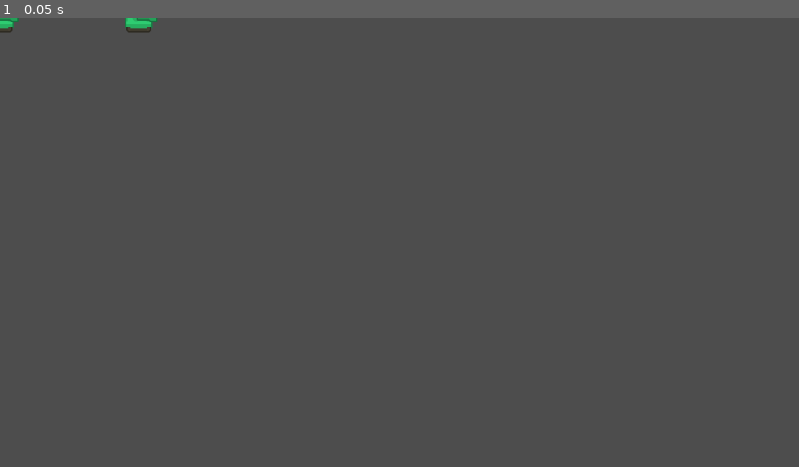
Above: before the commit, frame 1.
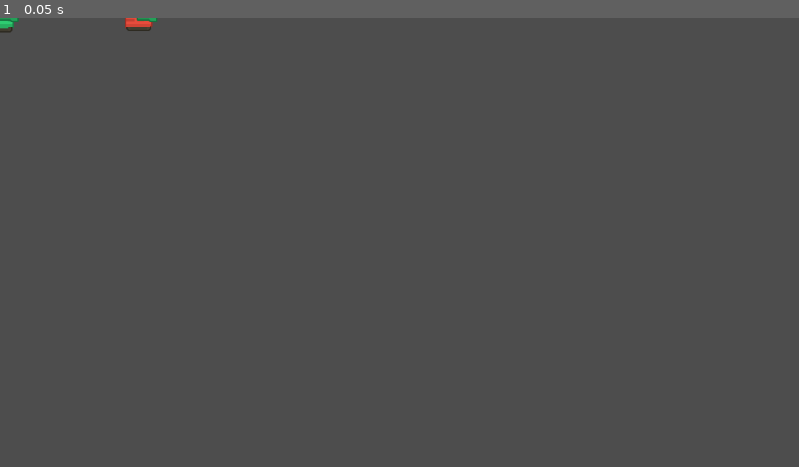
Above: after the commit, the same moment.

Repository: BrianMosbeux/Steel_Storm
Game: Godot game, scene res://scenes/main.tscn
Two runs of this game, one before a commit and one after it. Both use one fixed random seed, a clock stepped at 60 frames per second and the inputs below.
Inputs:
- Up to frame 1 (0.05 s): no input

The runs differ from the first frame. In frame 1, less than 0.1% of the frame differs, in the area x 15-20%, y 0-4%.

Commit message:
Add detection zone for enemy, add red tank sprites and reorder sprites

Diff:
--- a/scenes/bullet.tscn
+++ b/scenes/bullet.tscn
@@ -1,7 +1,7 @@
 [gd_scene load_steps=4 format=3 uid="uid://b3fe3kwa7sxcl"]
 
 [ext_resource type="Script" path="res://scripts/bullet.gd" id="1_6eju1"]
-[ext_resource type="Texture2D" uid="uid://cwkrc50ajkegg" path="res://assets/sprites/bulletGreen1_outline.png" id="1_bkj5e"]
+[ext_resource type="Texture2D" uid="uid://cwkrc50ajkegg" path="res://assets/sprites/green_tank/bulletGreen1_outline.png" id="2_4i7sw"]
 
 [sub_resource type="RectangleShape2D" id="RectangleShape2D_ges3b"]
 size = Vector2(14, 8)
@@ -11,7 +11,7 @@
 
 [node name="BulletSprite" type="Sprite2D" parent="."]
 rotation = 1.5708
-texture = ExtResource("1_bkj5e")
+texture = ExtResource("2_4i7sw")
 
 [node name="BulletShape" type="CollisionShape2D" parent="."]
 shape = SubResource("RectangleShape2D_ges3b")
--- a/scenes/enemy.tscn
+++ b/scenes/enemy.tscn
@@ -1,19 +1,23 @@
-[gd_scene load_steps=6 format=3 uid="uid://e417i38tw8xv"]
+[gd_scene load_steps=8 format=3 uid="uid://e417i38tw8xv"]
 
 [ext_resource type="Script" path="res://scripts/enemy.gd" id="1_du53m"]
-[ext_resource type="Texture2D" uid="uid://dn5iiv23s65w8" path="res://assets/sprites/tankBody_green_outline.png" id="2_nkcxx"]
+[ext_resource type="Texture2D" uid="uid://2v36vgk88376" path="res://assets/sprites/red_tank/tankBody_red_outline.png" id="2_yoj3t"]
 [ext_resource type="PackedScene" uid="uid://b8bndbs0iyr2s" path="res://scenes/weapon.tscn" id="3_e8nf8"]
 [ext_resource type="PackedScene" uid="uid://bgq8mwc07yl6s" path="res://scenes/health.tscn" id="4_8hnmu"]
+[ext_resource type="Script" path="res://scripts/ai.gd" id="5_kqws3"]
 
 [sub_resource type="RectangleShape2D" id="RectangleShape2D_ynfwj"]
 size = Vector2(40, 42)
+
+[sub_resource type="CircleShape2D" id="CircleShape2D_dyuqg"]
+radius = 300.0
 
 [node name="Enemy" type="CharacterBody2D"]
 script = ExtResource("1_du53m")
 
 [node name="TankBodySprite" type="Sprite2D" parent="."]
 rotation = -1.5708
-texture = ExtResource("2_nkcxx")
+texture = ExtResource("2_yoj3t")
 
 [node name="CollisionShape2D" type="CollisionShape2D" parent="."]
 shape = SubResource("RectangleShape2D_ynfwj")
@@ -22,3 +26,11 @@
 script = null
 
 [node name="Health" parent="." instance=ExtResource("4_8hnmu")]
+
+[node name="AI" type="Node2D" parent="."]
+script = ExtResource("5_kqws3")
+
+[node name="DetectionZone" type="Area2D" parent="AI"]
+
+[node name="DetectionShape" type="CollisionShape2D" parent="AI/DetectionZone"]
+shape = SubResource("CircleShape2D_dyuqg")
--- a/scenes/player.tscn
+++ b/scenes/player.tscn
@@ -1,7 +1,7 @@
 [gd_scene load_steps=6 format=3 uid="uid://ccbtfuru36i8s"]
 
 [ext_resource type="Script" path="res://scripts/player.gd" id="1_xffjq"]
-[ext_resource type="Texture2D" uid="uid://dn5iiv23s65w8" path="res://assets/sprites/tankBody_green_outline.png" id="2_v3pr5"]
+[ext_resource type="Texture2D" uid="uid://dn5iiv23s65w8" path="res://assets/sprites/green_tank/tankBody_green_outline.png" id="2_xigpi"]
 [ext_resource type="PackedScene" uid="uid://b8bndbs0iyr2s" path="res://scenes/weapon.tscn" id="3_87jxi"]
 [ext_resource type="PackedScene" uid="uid://bgq8mwc07yl6s" path="res://scenes/health.tscn" id="4_ilv1t"]
 
@@ -13,7 +13,7 @@
 
 [node name="TankBodySprite" type="Sprite2D" parent="."]
 rotation = -1.5708
-texture = ExtResource("2_v3pr5")
+texture = ExtResource("2_xigpi")
 
 [node name="CollisionShape2D" type="CollisionShape2D" parent="."]
 shape = SubResource("RectangleShape2D_ynfwj")
--- a/scenes/weapon.tscn
+++ b/scenes/weapon.tscn
@@ -1,9 +1,9 @@
 [gd_scene load_steps=7 format=3 uid="uid://b8bndbs0iyr2s"]
 
 [ext_resource type="Script" path="res://scripts/weapon.gd" id="1_esokv"]
-[ext_resource type="Texture2D" uid="uid://tqwiyi42r2ws" path="res://assets/sprites/tankGreen_barrel2_outline.png" id="2_rmbtq"]
 [ext_resource type="PackedScene" uid="uid://b3fe3kwa7sxcl" path="res://scenes/bullet.tscn" id="2_spg4l"]
-[ext_resource type="Texture2D" uid="uid://vjq8gj2xt0nb" path="res://assets/sprites/shotLarge.png" id="4_4nf3c"]
+[ext_resource type="Texture2D" uid="uid://tqwiyi42r2ws" path="res://assets/sprites/green_tank/tankGreen_barrel2_outline.png" id="3_6sfh2"]
+[ext_resource type="Texture2D" uid="uid://vjq8gj2xt0nb" path="res://assets/sprites/muzzle_flash/shotLarge.png" id="4_sfx60"]
 
 [sub_resource type="Animation" id="Animation_kkxlb"]
 resource_name = "muzzle_flash"
@@ -46,7 +46,7 @@
 [node name="TankBarrel2Sprite" type="Sprite2D" parent="."]
 position = Vector2(12, -2.79753e-06)
 rotation = -1.5708
-texture = ExtResource("2_rmbtq")
+texture = ExtResource("3_6sfh2")
 
 [node name="EndOfGun" type="Marker2D" parent="."]
 position = Vector2(32, 0)
@@ -61,7 +61,7 @@
 visible = false
 position = Vector2(45, 0)
 rotation = -1.5708
-texture = ExtResource("4_4nf3c")
+texture = ExtResource("4_sfx60")
 
 [node name="AnimationPlayer" type="AnimationPlayer" parent="."]
 libraries = {
--- a/scripts/ai.gd
+++ b/scripts/ai.gd
@@ -1,11 +1,7 @@
 extends Node2D
 
 
-# Called when the node enters the scene tree for the first time.
-func _ready():
-	pass # Replace with function body.
-
-
-# Called every frame. 'delta' is the elapsed time since the previous frame.
-func _process(delta):
-	pass
+enum State {
+	PATROL,
+	ENGAGE
+}
Renamed: assets/sprites/bulletGreen1_outline.png -> assets/sprites/green_tank/bulletGreen1_outline.png
Not shown, added: assets/sprites/green_tank/bulletGreen1_outline.png.import
Renamed: assets/sprites/bulletGreen2_outline.png -> assets/sprites/green_tank/bulletGreen2_outline.png
Not shown, added: assets/sprites/green_tank/bulletGreen2_outline.png.import
Renamed: assets/sprites/bulletGreen3_outline.png -> assets/sprites/green_tank/bulletGreen3_outline.png
Not shown, added: assets/sprites/green_tank/bulletGreen3_outline.png.import
Renamed: assets/sprites/tankBody_green_outline.png -> assets/sprites/green_tank/tankBody_green_outline.png
Not shown, changed: assets/sprites/green_tank/tankBody_green_outline.png.import
Renamed: assets/sprites/tankGreen_barrel1_outline.png -> assets/sprites/green_tank/tankGreen_barrel1_outline.png
Not shown, changed: assets/sprites/green_tank/tankGreen_barrel1_outline.png.import
Renamed: assets/sprites/tankGreen_barrel2_outline.png -> assets/sprites/green_tank/tankGreen_barrel2_outline.png
Not shown, changed: assets/sprites/green_tank/tankGreen_barrel2_outline.png.import
(and 24 more such lines)
